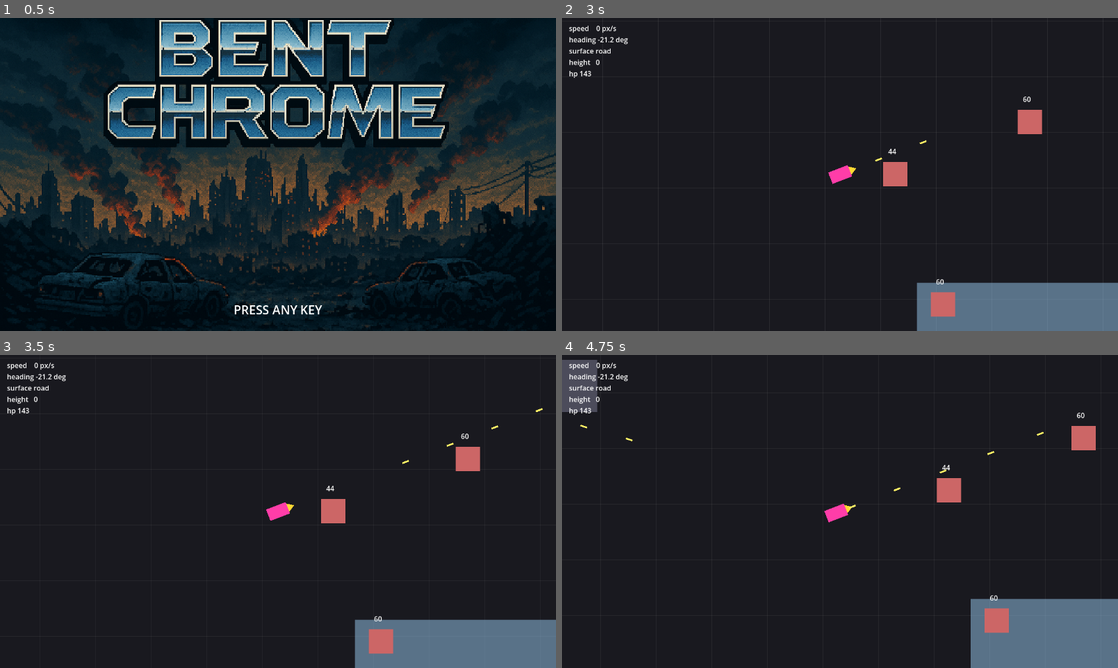
Above: before the commit, frames 1-4 (two rows, left to right).
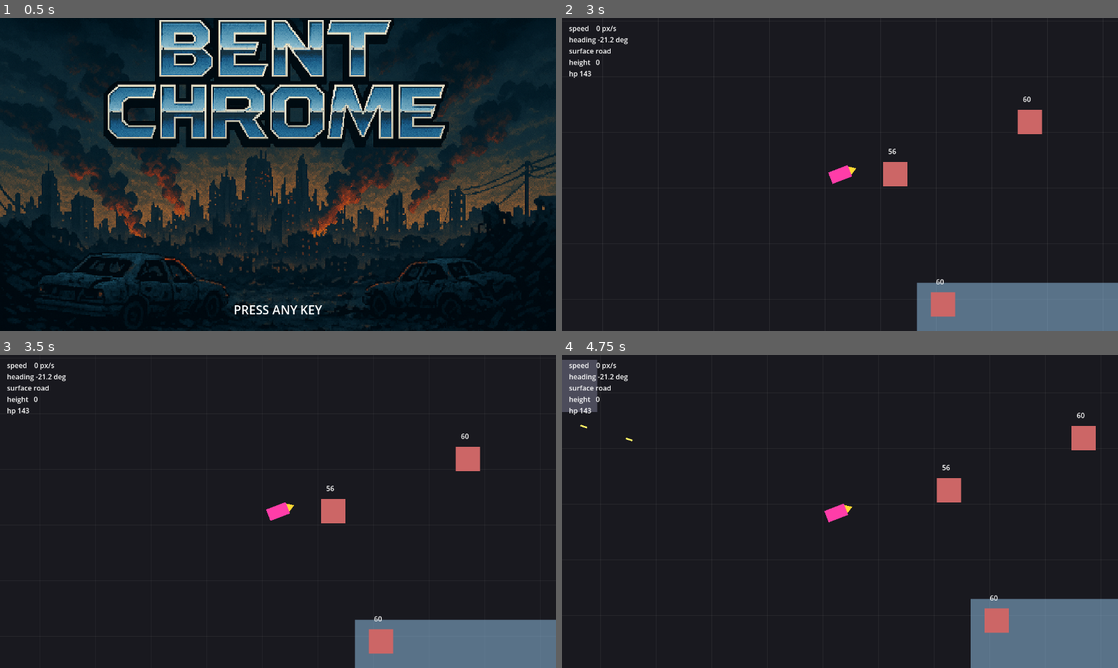
Above: after the commit, the same moments.

Repository: b3p3k0/bentchrome
Game: Godot game, scene res://ui/title.tscn
Two runs of this game, one before a commit and one after it. Both use one fixed random seed, a clock stepped at 60 frames per second and the inputs below.
Inputs (mouse positions are in pixels of both pictures, inside the frame that each line leads up to):
- Up to frame 1 (0.5 s): no input
- Up to frame 2 (3 s): tap Enter (select_confirm) at 0.5 s; move the mouse to (812, 237) at 0.52 s; hold W (move_up) 0.53-1.25 s; tap Space (fire_mg) at 0.6 s; click (812, 237) at 0.67 s; right-click (812, 237) at 0.8 s; drag from (1006, 221) to (867, 174) at 1.27 s; move the mouse to (673, 127) at 2.02 s; hold A (move_left) 2.03-2.75 s; click (673, 127) at 2.1 s; tap E (weapon_next, bound only after the commit) at 2.3 s; drag from (867, 174) to (673, 127) at 2.77 s
- Up to frame 3 (3.5 s): no input
- Up to frame 4 (4.75 s): tap Enter (select_confirm) at 3.5 s; move the mouse to (756, 433) at 3.52 s; hold S (move_down) 3.53-4.25 s; tap Q (weapon_prev, bound only after the commit) at 3.6 s; click (756, 433) at 3.67 s; tap K at 3.8 s; drag from (962, 495) to (828, 517) at 4.27 s

Frame 1 is identical in both runs. In frame 2, less than 0.1% of the frame differs, in the area x 56-66%, y 38-46%; in frame 3, less than 0.1%; in frame 4, less than 0.1%, in the area x 51-87%, y 24-50%.

Commit message:
Card 1: weapon-era input actions
fire_mg moves to RMB (+Space); fire_special becomes fire_selected on
LMB (+K); new weapon_prev (Q/wheel-up), weapon_next (E/wheel-down), and
pause (Esc/Start) actions. Intent dict renamed and grown across
Driver/PlayerDriver/EnemyDriver/Vehicle; AI still never fires specials.

Co-Authored-By: Claude Fable 5 <noreply@anthropic.com>

Diff:
--- a/game/input_router.gd
+++ b/game/input_router.gd
@@ -11,7 +11,10 @@
 const ACTION_MOVE_LEFT := &"move_left"
 const ACTION_MOVE_RIGHT := &"move_right"
 const ACTION_FIRE_MG := &"fire_mg"
-const ACTION_FIRE_SPECIAL := &"fire_special"
+const ACTION_FIRE_SELECTED := &"fire_selected"
+const ACTION_WEAPON_PREV := &"weapon_prev"
+const ACTION_WEAPON_NEXT := &"weapon_next"
+const ACTION_PAUSE := &"pause"
 const ACTION_SELECT_PREV := &"select_prev"
 const ACTION_SELECT_NEXT := &"select_next"
 const ACTION_SELECT_CONFIRM := &"select_confirm"
@@ -21,8 +24,11 @@
 	_ensure_action(ACTION_MOVE_DOWN, [_key(KEY_S), _key(KEY_DOWN), _axis(JOY_AXIS_LEFT_Y, 1.0)])
 	_ensure_action(ACTION_MOVE_LEFT, [_key(KEY_A), _key(KEY_LEFT), _axis(JOY_AXIS_LEFT_X, -1.0)])
 	_ensure_action(ACTION_MOVE_RIGHT, [_key(KEY_D), _key(KEY_RIGHT), _axis(JOY_AXIS_LEFT_X, 1.0)])
-	_ensure_action(ACTION_FIRE_MG, [_mouse(MOUSE_BUTTON_LEFT), _key(KEY_SPACE)])
-	_ensure_action(ACTION_FIRE_SPECIAL, [_mouse(MOUSE_BUTTON_RIGHT), _key(KEY_K)])
+	_ensure_action(ACTION_FIRE_MG, [_mouse(MOUSE_BUTTON_RIGHT), _key(KEY_SPACE)])
+	_ensure_action(ACTION_FIRE_SELECTED, [_mouse(MOUSE_BUTTON_LEFT), _key(KEY_K)])
+	_ensure_action(ACTION_WEAPON_PREV, [_key(KEY_Q), _mouse(MOUSE_BUTTON_WHEEL_UP)])
+	_ensure_action(ACTION_WEAPON_NEXT, [_key(KEY_E), _mouse(MOUSE_BUTTON_WHEEL_DOWN)])
+	_ensure_action(ACTION_PAUSE, [_key(KEY_ESCAPE), _joy_button(JOY_BUTTON_START)])
 	_ensure_action(ACTION_SELECT_PREV, [_key(KEY_A), _key(KEY_LEFT), _axis(JOY_AXIS_LEFT_X, -1.0)])
 	_ensure_action(ACTION_SELECT_NEXT, [_key(KEY_D), _key(KEY_RIGHT), _axis(JOY_AXIS_LEFT_X, 1.0)])
 	_ensure_action(ACTION_SELECT_CONFIRM, [_key(KEY_ENTER), _key(KEY_SPACE), _joy_button(JOY_BUTTON_A)])
--- a/vehicles/drivers/driver.gd
+++ b/vehicles/drivers/driver.gd
@@ -5,4 +5,4 @@
 ## directly — that is the split that keeps player and enemy logic from forking.
 
 func get_intent(_vehicle, _delta: float) -> Dictionary:
-	return {"throttle": 0.0, "steer": 0.0, "fire_mg": false, "fire_special": false}
+	return {"throttle": 0.0, "steer": 0.0, "fire_mg": false, "fire_selected": false, "weapon_prev": false, "weapon_next": false}
--- a/vehicles/drivers/enemy_driver.gd
+++ b/vehicles/drivers/enemy_driver.gd
@@ -61,7 +61,7 @@
 func get_intent(vehicle, _delta: float) -> Dictionary:
 	var target := _select_target(vehicle)
 	if target == null:
-		return {"throttle": 0.0, "steer": 0.0, "fire_mg": false, "fire_special": false}
+		return {"throttle": 0.0, "steer": 0.0, "fire_mg": false, "fire_selected": false}
 
 	var to_target: Vector2 = target.global_position - vehicle.global_position
 	var dist := to_target.length()
@@ -80,7 +80,7 @@
 			"throttle": 1.0 if absf(away) < 1.2 else 0.3,
 			"steer": clampf(away * 2.0, -1.0, 1.0),
 			"fire_mg": false,
-			"fire_special": false,
+			"fire_selected": false,
 		}
 
 	var approach := bearing
@@ -92,7 +92,7 @@
 		"throttle": 1.0 if absf(diff) < 1.2 else 0.2,
 		"steer": clampf(diff * 2.0, -1.0, 1.0),
 		"fire_mg": absf(aim) < 0.25 and dist < FIRE_RANGE,
-		"fire_special": false,
+		"fire_selected": false,
 	}
 
 ## Target = highest blended score of "nearby" (w_near) and "wounded" (w_weak).
--- a/vehicles/drivers/player_driver.gd
+++ b/vehicles/drivers/player_driver.gd
@@ -7,5 +7,7 @@
 		"throttle": Input.get_axis(InputRouter.ACTION_MOVE_DOWN, InputRouter.ACTION_MOVE_UP),
 		"steer": Input.get_axis(InputRouter.ACTION_MOVE_LEFT, InputRouter.ACTION_MOVE_RIGHT),
 		"fire_mg": Input.is_action_pressed(InputRouter.ACTION_FIRE_MG),
-		"fire_special": Input.is_action_pressed(InputRouter.ACTION_FIRE_SPECIAL),
+		"fire_selected": Input.is_action_pressed(InputRouter.ACTION_FIRE_SELECTED),
+		"weapon_prev": Input.is_action_just_pressed(InputRouter.ACTION_WEAPON_PREV),
+		"weapon_next": Input.is_action_just_pressed(InputRouter.ACTION_WEAPON_NEXT),
 	}
--- a/vehicles/vehicle.gd
+++ b/vehicles/vehicle.gd
@@ -101,7 +101,7 @@
 	if _mg_mount and _muzzle and intent.get("fire_mg", false):
 		_mg_mount.try_fire(_muzzle.global_position, aim, self)
 	if _special and _muzzle:
-		_special.activate(intent.get("fire_special", false), _muzzle.global_position, aim, self)
+		_special.activate(intent.get("fire_selected", false), _muzzle.global_position, aim, self)
 
 func _update_depth(delta: float) -> void:
 	if height > 0.0 or vz != 0.0:
